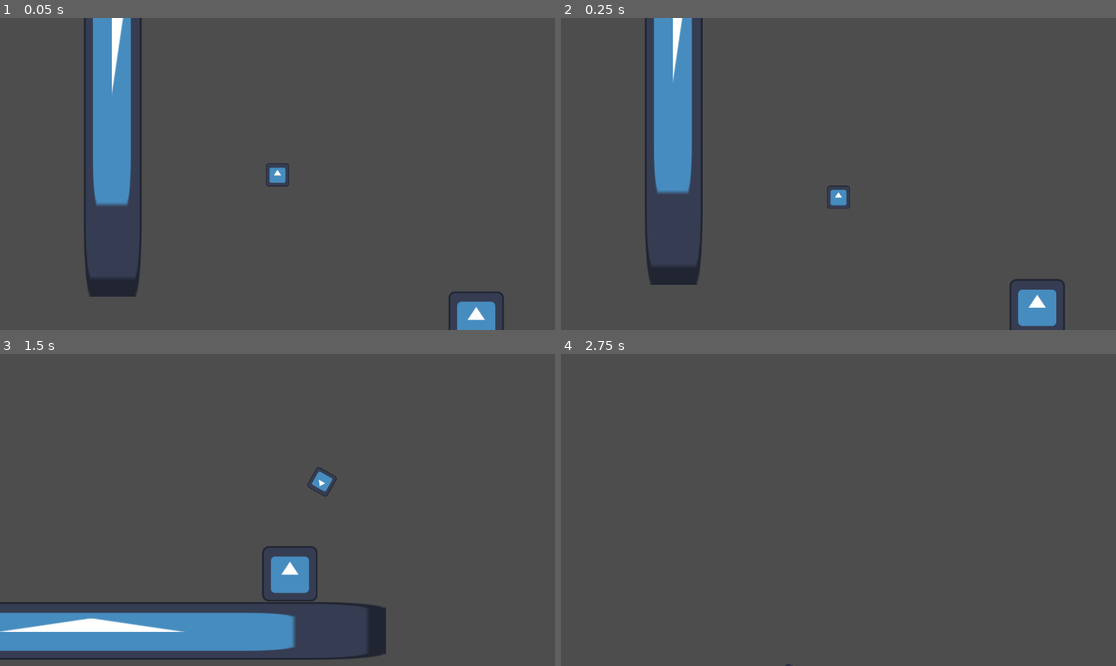
Above: before the commit, frames 1-4 (two rows, left to right).
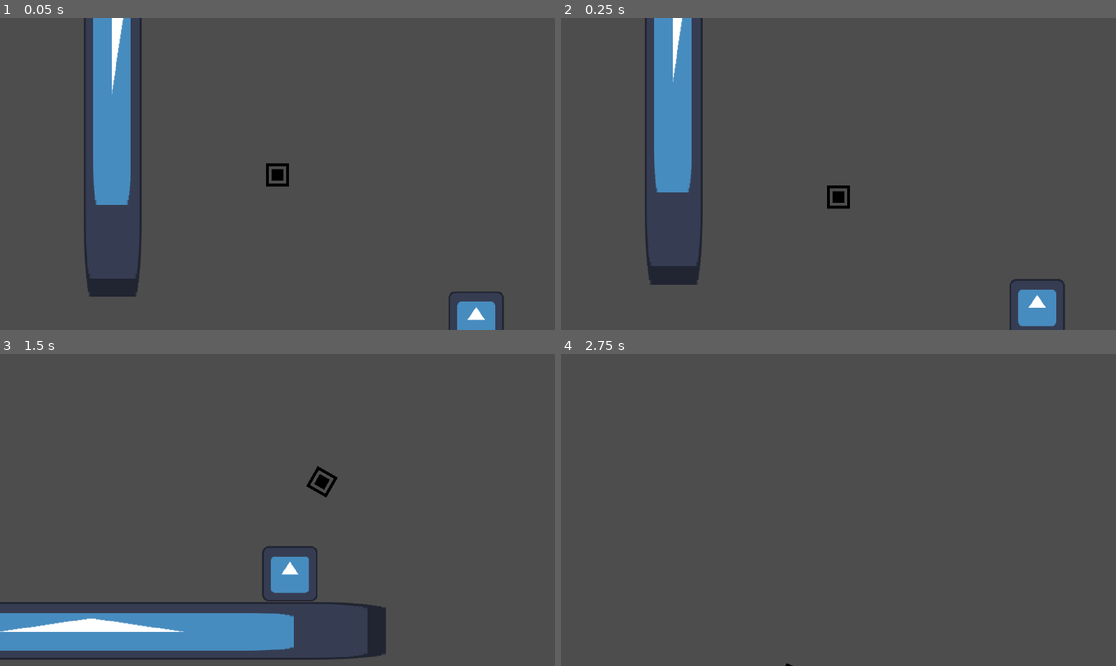
Above: after the commit, the same moments.

Repository: Jurgwem/platinity
Game: Godot game, scene res://SCENES/testing.tscn
Two runs of this game, one before a commit and one after it. Both use one fixed random seed, a clock stepped at 60 frames per second and the inputs below. The engine's default icon, where the game draws it, is replaced by a stand-in: a white triangle on a blue panel in a dark square.
Inputs:
- Up to frame 1 (0.05 s): no input
- Up to frame 2 (0.25 s): no input
- Up to frame 3 (1.5 s): hold D (Right) from 0.53 s (still down); tap W (Jump) at 0.6, 0.77, 1.07, 1.35 s
- Up to frame 4 (2.75 s): tap W (Jump) at 1.52, 1.82, 2.1 s; release D (Right) at 2.03 s; hold A (Left) from 2.03 s (still down)

The runs differ from the first frame. In frame 1, 0.5% of the frame differs, in the area x 16-89%, y 0-97%; in frame 2, 0.5%; in frame 3, 0.5%, in the area x 0-61%, y 35-96%; in frame 4, less than 0.1%.

Commit message:
added spritesheet

Diff:
--- a/SCENES/testing.tscn
+++ b/SCENES/testing.tscn
@@ -1,7 +1,8 @@
-[gd_scene load_steps=6 format=3 uid="uid://db36uq441ll0w"]
+[gd_scene load_steps=9 format=3 uid="uid://db36uq441ll0w"]
 
 [ext_resource type="Texture2D" uid="uid://b1gqy2vmadyd5" path="res://icon.svg" id="1_7ribk"]
 [ext_resource type="Script" uid="uid://duftn3kgojigb" path="res://SCRIPTS/player.gd" id="2_xfbtd"]
+[ext_resource type="Texture2D" uid="uid://cuq5qi71ee8gc" path="res://SPRITES/spritesheet.png" id="3_ym1vi"]
 
 [sub_resource type="RectangleShape2D" id="RectangleShape2D_pcu7d"]
 size = Vector2(204, 20)
@@ -10,6 +11,21 @@
 
 [sub_resource type="RectangleShape2D" id="RectangleShape2D_xfbtd"]
 size = Vector2(8, 8)
+
+[sub_resource type="AtlasTexture" id="AtlasTexture_0yiba"]
+atlas = ExtResource("3_ym1vi")
+region = Rect2(0, 0, 8, 8)
+
+[sub_resource type="SpriteFrames" id="SpriteFrames_746ru"]
+animations = [{
+"frames": [{
+"duration": 1.0,
+"texture": SubResource("AtlasTexture_0yiba")
+}],
+"loop": true,
+"name": &"default",
+"speed": 5.0
+}]
 
 [node name="testing" type="Node2D"]
 
@@ -82,9 +98,9 @@
 scale = Vector2(4, 4)
 shape = SubResource("RectangleShape2D_xfbtd")
 
-[node name="Sprite2D" type="Sprite2D" parent="player"]
-scale = Vector2(0.25, 0.25)
-texture = ExtResource("1_7ribk")
+[node name="AnimatedSprite2D" type="AnimatedSprite2D" parent="player"]
+scale = Vector2(4, 4)
+sprite_frames = SubResource("SpriteFrames_746ru")
 
 [node name="raycasts" type="Node2D" parent="player"]
 
--- a/SCRIPTS/player.gd
+++ b/SCRIPTS/player.gd
@@ -49,7 +49,7 @@
 		linear_velocity.y += playerGravity;
 
 	#LCJs and RCJs (omg LBP reference :O)
-	if (Input.is_action_just_pressed("Jump") or storedJump) and !is_on_ground.is_colliding() and (is_down_left.is_colliding() or is_down_right.is_colliding()):
+	if (Input.is_action_just_pressed("Jump") or storedJump) and !is_on_ground.is_colliding() and (is_down_left.is_colliding() or is_down_right.is_colliding()) and (!is_right.is_colliding() and !is_left.is_colliding()):
 		linear_velocity.y = -jumpHeight * 1.33;
 		angular_velocity = ((randf() - 0.5) * 32);
 		storedJump = false;
--- a/project.godot
+++ b/project.godot
@@ -38,3 +38,7 @@
 "events": [Object(InputEventKey,"resource_local_to_scene":false,"resource_name":"","device":-1,"window_id":0,"alt_press …(192 unchanged characters)…
 ]
 }
+
+[rendering]
+
+textures/canvas_textures/default_texture_filter=0
Binary file added: SPRITES/spritesheet.aseprite
Binary file added: SPRITES/spritesheet.png
Not shown, added: SPRITES/spritesheet.png.import
